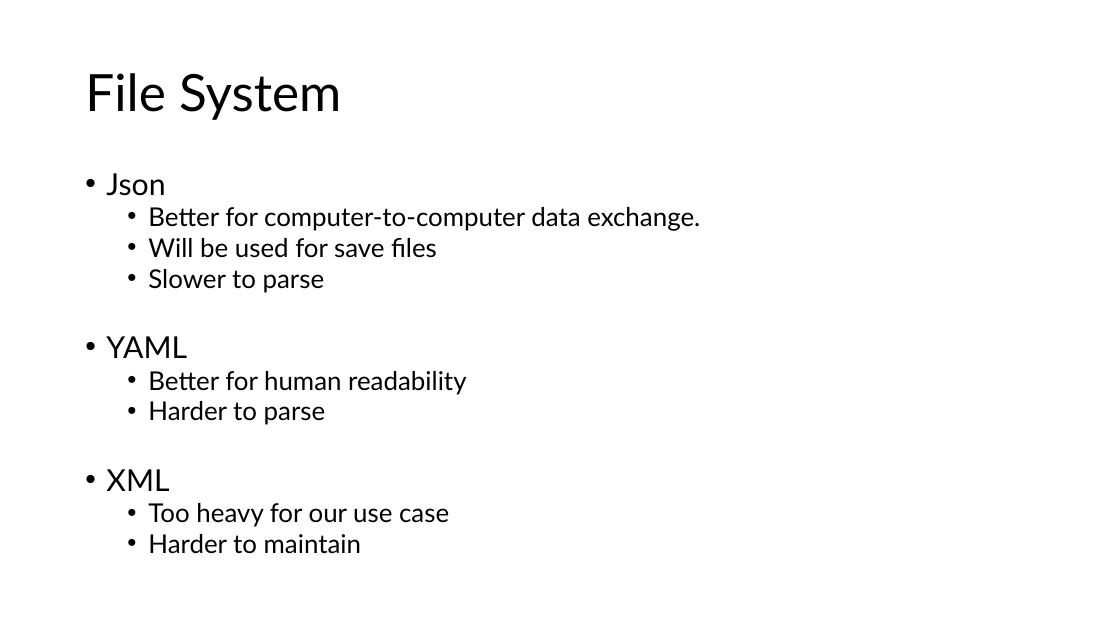
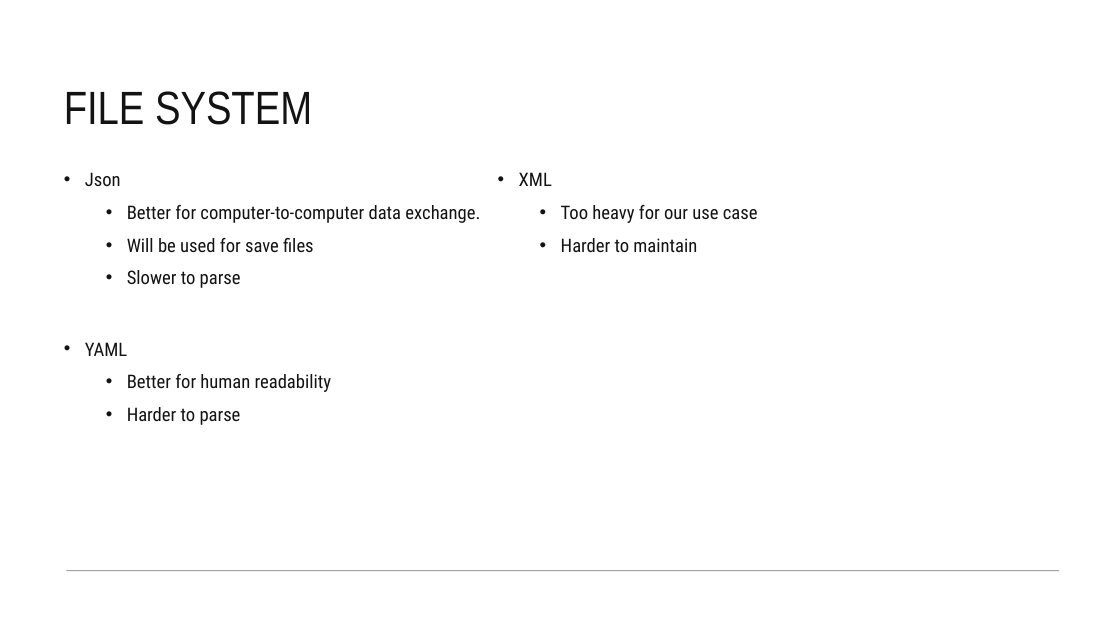
Before and after one commit to Team-Gala-JP/Team-Gala-JP, a slide deck: slide 5 of Team Gala Tech Stack.pptx (slide 2 before the commit). Drawn at 1120x630 pixels with LibreOffice and Linux fonts; fonts in the diff are those of the drawing. Boxes give left, top, right and bottom in pixels: in the first picture for what was removed or moved away, otherwise in the second. Text is boxed around its words. In the diff, an @@ line names an element or a change of style, - is before the commit and + after.

```diff
--- a/Team Gala Tech Stack.pptx
+++ b/Team Gala Tech Stack.pptx
@@ title "FILE SYSTEM" at (64,91,312,125): vertical alignment middle to bottom @@
@@ title at (64,91,312,125): text changed; size 44 to 40 pt; font Lato to Arial Narrow; text colour #000000 to #131313 @@
-File System
+FILE SYSTEM
@@ text "Json": place and size @@
-text "Json" at (106,173,700,554)
+text "Json" at (85,172,480,425)
@@ text "Json" at (85,172,480,425): size 25.9 to 16 pt in "Json", "YAML"; font Lato to Roboto Condensed, text colour #000000 to #131313, size 22.2 to 16 pt; line spacing 0.8 to 1.2 @@
@@ text added at (519,172,758,252), 16 pt, text #131313 @@
+• XML
+  • Too heavy for our use case
+  • Harder to maintain
@@ text at (106,469,449,554): paragraphs removed @@
-• XML
-  • Too heavy for our use case
-  • Harder to maintain
@@ line added from (1060, 571) to (66, 571), #444742 1 pt @@
```
Also in this commit, not shown: 4 slides added, 1 slide removed.
